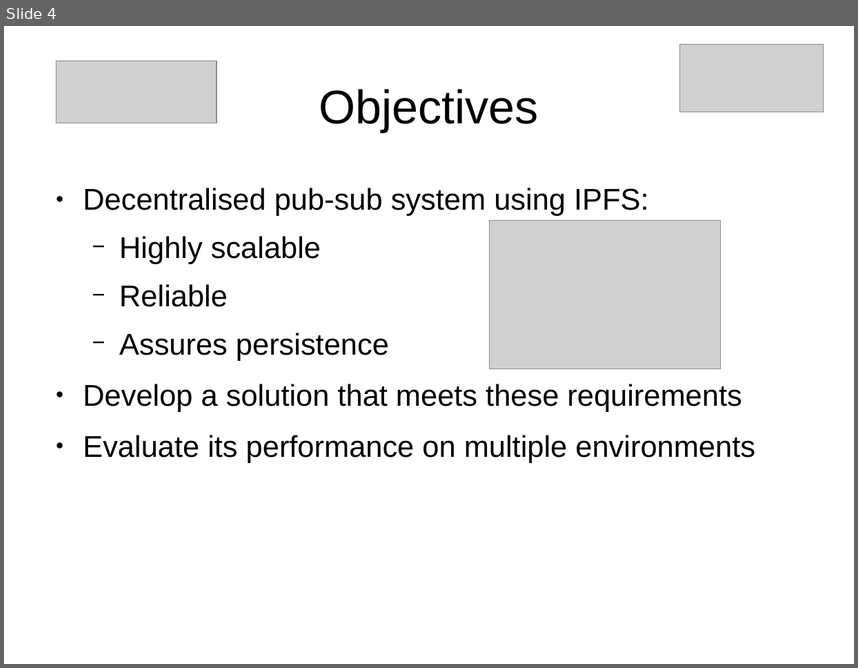
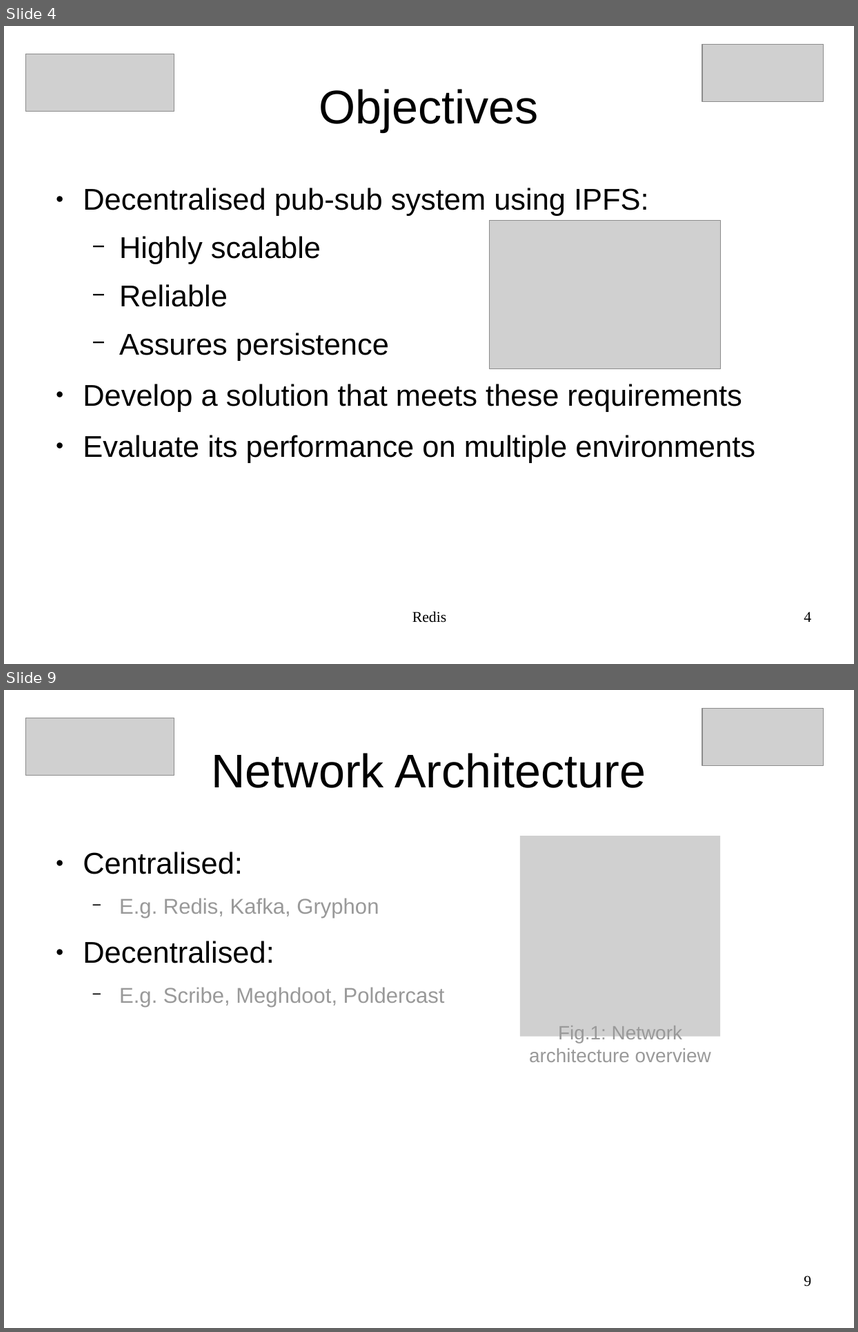
Before and after one commit to JGAntunes/pulsarcast, a slide deck: project-report/presentation.odp. Shown one above the other, each under a label of ours: slide 4 before the commit, slides 4 and 9 after it; the slides between them are not shown. The pictures are 858x668 and 858x1332 pixels, drawn with LibreOffice and Linux fonts; fonts in the diff are those of the drawing; grey boxes stand for pictures. Boxes give left, top, right and bottom in pixels: in the first picture for what was removed or moved away, otherwise in the second. Text is boxed around its words. In the diff, an @@ line names an element or a change of style, - is before the commit and + after.

```diff
--- a/project-report/presentation.odp
+++ b/project-report/presentation.odp
@@ slide 9 added at bbox=[4, 690, 854, 1328], background #FFFFFF @@
@@ picture added at bbox=[703, 709, 825, 766] @@
@@ picture added at bbox=[25, 718, 174, 776] @@
@@ title added at bbox=[212, 753, 646, 788], 44 pt, text #000000 @@
+Network Architecture
@@ text added at bbox=[83, 851, 445, 1007], 20 pt, text #999999 @@
+● Centralised:
+  − E.g. Redis, Kafka, Gryphon
+● Decentralised:
+  − E.g. Scribe, Meghdoot, Poldercast
@@ picture added at bbox=[520, 836, 721, 1036], 18 pt, text #999999 @@
+Fig.1: Network architecture overview
@@ page number added at bbox=[804, 1275, 811, 1286], 14 pt, text #000000 @@
+9
@@ slide 4 changed as well @@
@@ picture: place and size @@
-picture at bbox=[680, 45, 824, 112]
+picture at bbox=[703, 45, 825, 102]
@@ picture: place and size @@
-picture at bbox=[56, 60, 216, 123]
+picture at bbox=[25, 54, 174, 112]
@@ text added at bbox=[412, 611, 447, 622], 14 pt, text #000000 @@
+Redis
@@ page number added at bbox=[804, 611, 811, 621], 14 pt, text #000000 @@
+4
```
Also in this commit, not shown: 2 other slides changed, 7 other slides added, 1 slide removed.
